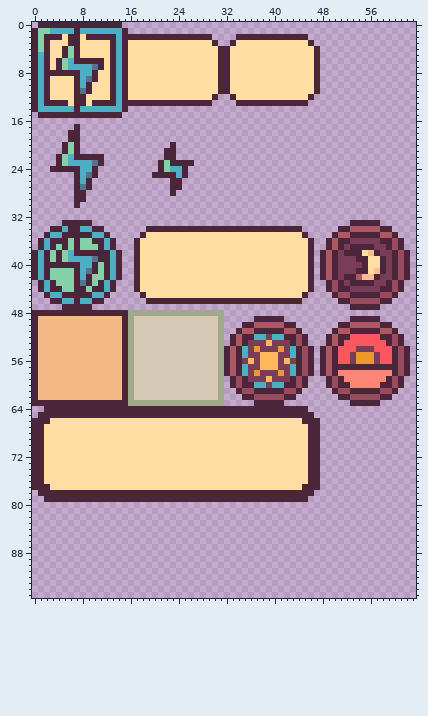
A sprite sheet gets an edit: solidarity/images/solidarityui_16x16.png. This is how it looked before the edit.
The file is 64x96 pixels.
The result:
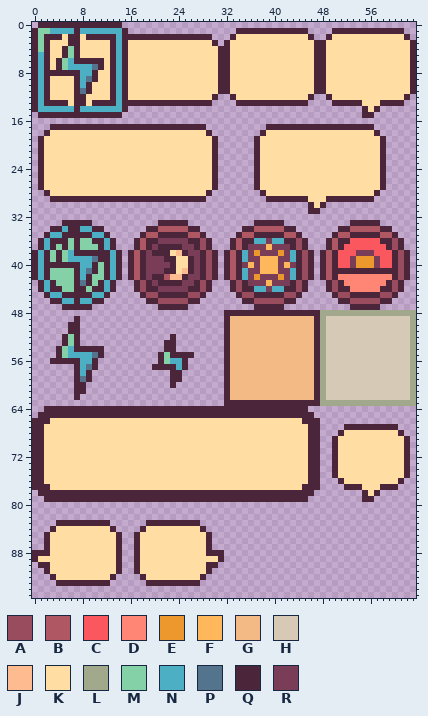
Palette (. is transparent): A #994c5e  B #af5763  C #fa575f  D #ff8574  E #ec982d  F #feb75b  G #f3ba86  H #d6cab6  J #ffbb90  K #ffdda3  L #a1a88c  M #85d1a7  N #4cafc4  P #54738d  Q #4b253a  R #793d58
Diff:
Changed rows in their new state; - is an unchanged pixel.
first column x 0:
 1 ----------------------------------QQQQQQQQQQQQ----QQQQQQQQQQQQ--
 2 ---------------------------------QKKKKKKKKKKKKQ--QKKKKKKKKKKKKQ-
 3 --------------------------------QK------------KQQKKKKKKKKKKKKKKQ
 4 ------------------------------------------------QKKKKKKKKKKKKKKQ
 5 ------------------------------------------------QKKKKKKKKKKKKKKQ
 6 ------------------------------------------------QKKKKKKKKKKKKKKQ
 7 ------------------------------------------------QKKKKKKKKKKKKKKQ
 8 ------------------------------------------------QKKKKKKKKKKKKKKQ
 9 ------------------------------------------------QKKKKKKKKKKKKKKQ
10 ------------------------------------------------QKKKKKKKKKKKKKKQ
11 ------------------------------------------------QKKKKKKKKKKKKKKQ
12 -------------------------------------------------QKKKKKKKKKKKKQ-
13 --------------------------------------------------QQQQQKKKQQQQ--
14 -------------------------------------------------------QKQ------
15 -------------------------------------------------------QQ-------
17 ---QQQQ-QQQQQQQQQQQQQQQQQQQQQ----------QQQQQQQQQQQQQQQQQQ-------
18 --QKKKKKKKKKKKKKKKKKKKKKKKKKKQ--------QKKKKKKKKKKKKKKKKKKQ------
19 -QKKKKKKKKKKKKKKKKKKKKKKKKKKKKQ------QKKKKKKKKKKKKKKKKKKKKQ-----
20 -QKKKKKKKKKKKKKKKKKKKKKKKKKKKKQ------QKKKKKKKKKKKKKKKKKKKKQ-----
21 -QKKKKKKKKKKKKKKKKKKKKKKKKKKKKQ------QKKKKKKKKKKKKKKKKKKKKQ-----
22 -QKKKKKKKKKKKKKKKKKKKKKKKKKKKKQ------QKKKKKKKKKKKKKKKKKKKKQ-----
23 -QKKKKKKKKKKKKKKKKKKKKKKKKKKKKQ------QKKKKKKKKKKKKKKKKKKKKQ-----
24 -QKKKKKKKKKKKKKKKKKKKKKKKKKKKKQ------QKKKKKKKKKKKKKKKKKKKKQ-----
25 -QKKKKKKKKKKKKKKKKKKKKKKKKKKKKQ------QKKKKKKKKKKKKKKKKKKKKQ-----
26 -QKKKKKKKKKKKKKKKKKKKKKKKKKKKKQ------QKKKKKKKKKKKKKKKKKKKKQ-----
27 -QKKKKKKKKKKKKKKKKKKKKKKKKKKKKQ------QKKKKKKKKKKKKKKKKKKKKQ-----
28 --QKKKKKKKKKKKKKKKKKKKKKKKKKKQ--------QKKKKKKKKKKKKKKKKKKQ------
29 ---QQQQ--QQQQQQQQQQQQQQQQQQQQ----------QQQQQQQKKKQQQQQQQQ-------
30 -------.--------------------------------------QKQ---------------
31 ----------------------------------------------QQ----------------
33 ---------------------QQQQQ-----------QQQQQ----------------------
34 ---------------------BBBBB--.......--BBBBB--.-------------------
35 -------------------BBQQQQQBBQ.....QBBQQQQQBBQ.------------------
36 ------------------BQQRRRRRQQAQ...QBQQNNRNNQQAQ.------CCCCC------
37 ------------------BQRQQQQRRQAQ...QBQRRRFRRRQAQ.-----CCCCCCC-----
38 ----------------QBQRQQQ-JQRRQAQ.QBQNRERRRERNQA-----CCCRRRCCC----
39 ----------------QBQRRRQQ--QRQAQ.QBQNRRFFFRRNQA-----CC-EEERCC----
40 ----------------QBQRRRRQ--QRQAQ.QBQRFRFFFRFRQA-----CC-EEERCC----
41 ----------------QBQRRRQQ-JQRQAQ.QBQNRRFFFRRNQA-----QQQ--QQ-Q----
42 ----------------QBQRQQBJJQRRQAQ.QBQNRERRRERNQA-----DDDDDDDDD----
43 ------------------AQRQQQQRRQAQ...QAQRRRFRRRQAQ.-----DDDDDDD-----
44 ------------------AQQRRRRRQQAQ...QAQQNNRNNQQAQ.------DDDDD------
45 -------------------AAQQQQQAAQ.....QAAQQQQQAAQ.------------------
46 ---------------------AAAAA--.......--AAAAA--.-------------------
47 ---------------------QQQQQ-----------QQQQQ----------------------
48 ................................QQQQQQQQQQQQQQQQLLLLLLLLLLLLLLLL
49 .......Q........................QGGGGGGGGGGGGGGQLHHHHHHHHHHHHHHL
50 ......QQ........................QGGGGGGGGGGGGGGQLHHHHHHHHHHHHHHL
51 ......QQ........................QGGGGGGGGGGGGGGQLHHHHHHHHHHHHHHL
52 .....QMQ...............Q........QGGGGGGGGGGGGGGQLHHHHHHHHHHHHHHL
53 .....QMQ..............QQ........QGGGGGGGGGGGGGGQLHHHHHHHHHHHHHHL
54 ....QMNQQQQQ..........QQ........-GGGGGGGGGGGGGGQLHHHHHHHHHHHHHHL
55 ....QMNNNNPQ.........QMQQQQ.....-GGGGGGGGGGGGGGQLHHHHHHHHHHHHHHL
56 ...QQQQQNNQ..........QMNNQ......-GGGGGGGGGGGGGGQLHHHHHHHHHHHHHHL
57 .......QNPQ.........QQQQNQ......-GGGGGGGGGGGGGGQLHHHHHHHHHHHHHHL
58 .......QNQ.............QQ.......-GGGGGGGGGGGGGGQLHHHHHHHHHHHHHHL
59 .......QPQ.............QQ.......QGGGGGGGGGGGGGGQLHHHHHHHHHHHHHHL
60 .......QQ..............Q........QGGGGGGGGGGGGGGQLHHHHHHHHHHHHHHL
61 .......QQ.......................QGGGGGGGGGGGGGGQLHHHHHHHHHHHHHHL
62 .......Q........................QGGGGGGGGGGGGGGQLHHHHHHHHHHHHHHL
63 ................................QQQQQ-----QQQQQQLLLLLLLLLLLLLLLL
first column x 50:
67 --QQQQQQQQQ--
68 -QKKKKKKKKKQ-
69 QKKKKKKKKKKKQ
70 QKKKKKKKKKKKQ
71 QKKKKKKKKKKKQ
72 QKKKKKKKKKKKQ
73 QKKKKKKKKKKKQ
74 QKKKKKKKKKKKQ
75 QKKKKKKKKKKKQ
76 -QKKKKKKKKKQ-
77 --QQQKKKQQQ--
78 -----QKQ-----
79 -----QQ------
first column x 0:
83 ----QQQQQQQQQ------QQQQQQQQQ----
84 ---QKKKKKKKKKQ----QKKKKKKKKKQ---
85 --QKKKKKKKKKKKQ--QKKKKKKKKKKKQ--
86 --QKKKKKKKKKKKQ--QKKKKKKKKKKKQ--
87 --QKKKKKKKKKKKQ--QKKKKKKKKKKKQ--
88 QQQKKKKKKKKKKKQ--QKKKKKKKKKKKQQQ
89 QKKKKKKKKKKKKKQ--QKKKKKKKKKKKKKQ
90 -QQKKKKKKKKKKKQ--QKKKKKKKKKKKQQ-
91 --QKKKKKKKKKKKQ--QKKKKKKKKKKKQ--
92 ---QKKKKKKKKKQ----QKKKKKKKKKQ---
93 ----QQQQQQQQQ------QQQQQQQQQ----
Pixel boxes of the changes (left, top, right, bottom) in both pictures:
changed: (32, 28, 416, 502)
added: (32, 520, 224, 586)
